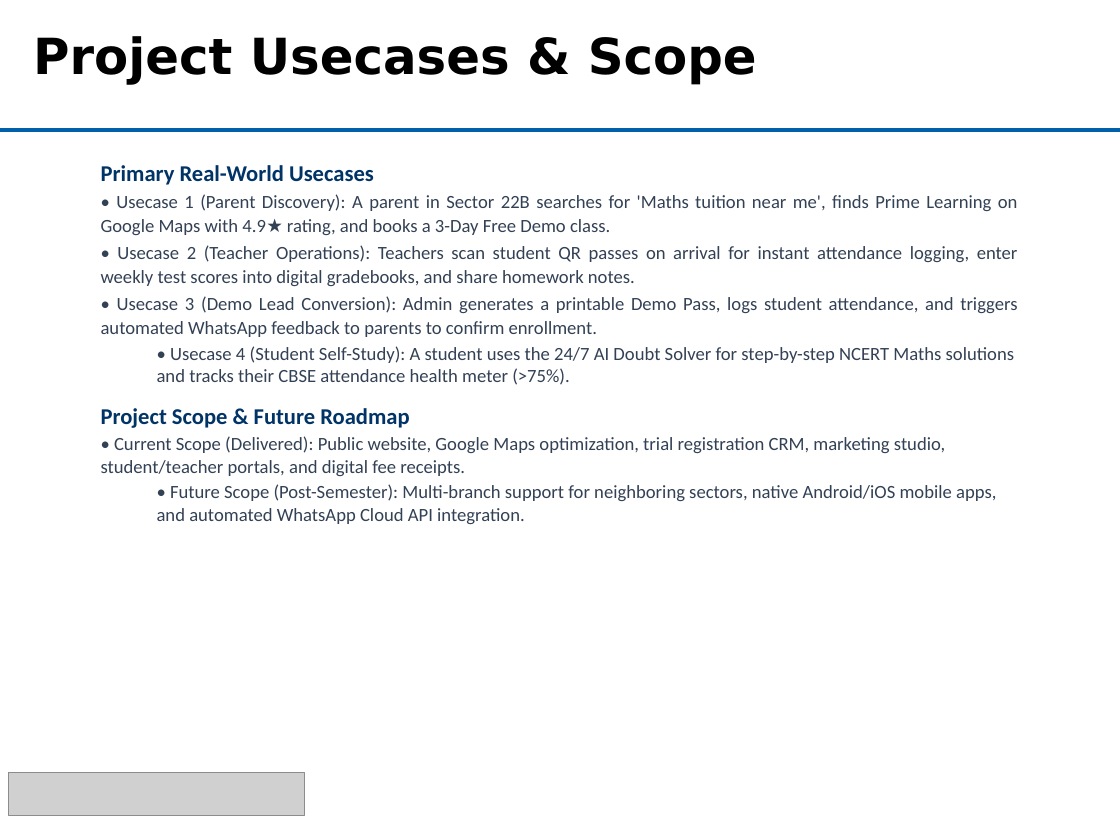
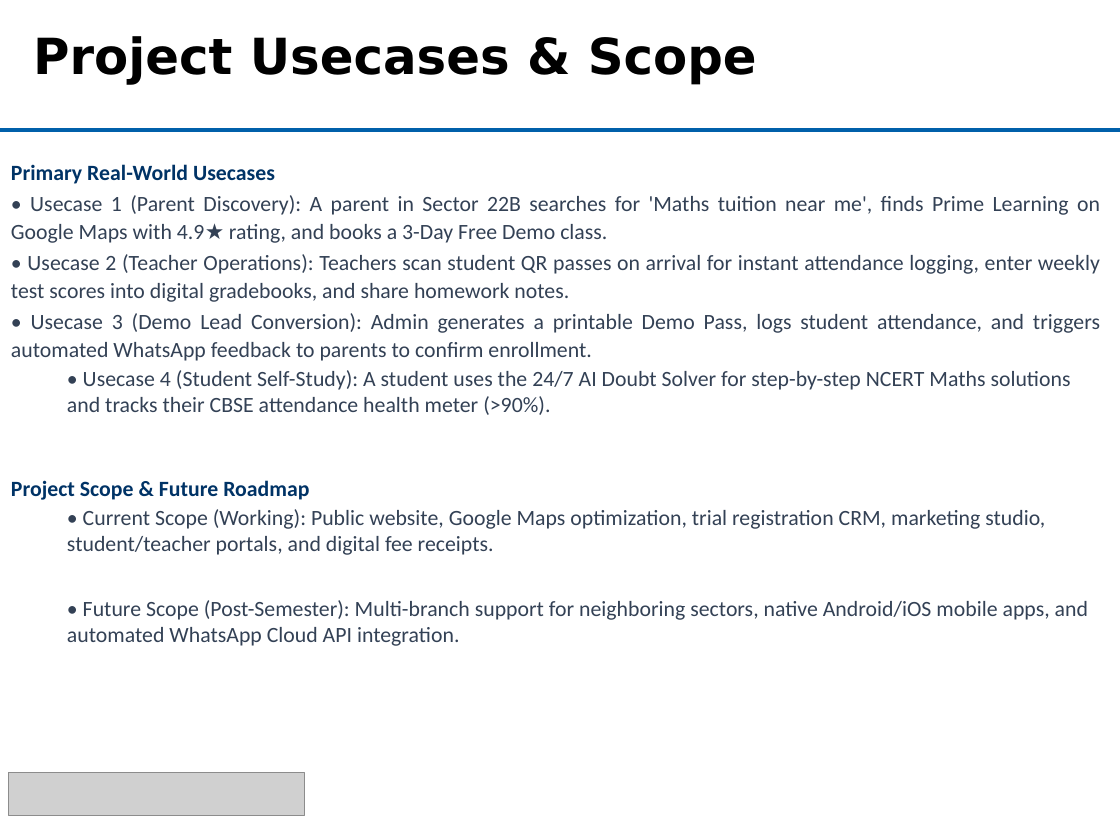
Before and after one commit to bhavyaanand2101-coder/Community_Service_2026, a slide deck: slide 10 of Community_Service_Presentation.pptx. Drawn at 1120x840 pixels with LibreOffice and Linux fonts; fonts in the diff are those of the drawing; grey boxes stand for pictures; background and template pictures are left out. Boxes give left, top, right and bottom in pixels: in the first picture for what was removed or moved away, otherwise in the second. Text is boxed around its words. In the diff, an @@ line names an element or a change of style, - is before the commit and + after.

Commit message:
docs(presentation): update Community Service presentation deck with latest project assets and content

```diff
--- a/Community_Service_Presentation.pptx
+++ b/Community_Service_Presentation.pptx
@@ text "Primary Real-World Usecases": place and size @@
-text "Primary Real-World Usecases" at bbox=[101, 165, 1018, 524]
+text "Primary Real-World Usecases" at bbox=[11, 164, 1100, 646]
@@ text at bbox=[11, 164, 309, 500]: size 14.5 to 14 pt in "Primary Real-World Usecases", "Project Scope & Future Roadmap" @@
@@ text at bbox=[11, 195, 1100, 415]: text changed; size 12 to 14 pt @@
-  • Usecase 1 (Parent Discovery): A parent in Sector 22B searches for 'Maths tuition near me', finds Prime Learning on Google Maps with 4.9★ rating, and books a 3-Day Free Demo class.
-  • Usecase 2 (Teacher Operations): Teachers scan student QR passes on arrival for instant attendance logging, enter weekly test scores into digital gradebooks, and share homework notes.
-  • Usecase 3 (Demo Lead Conversion): Admin generates a printable Demo Pass, logs student attendance, and triggers automated WhatsApp feedback to parents to confirm enrollment.
-  • Usecase 4 (Student Self-Study): A student uses the 24/7 AI Doubt Solver for step-by-step NCERT Maths solutions and tracks their CBSE attendance health meter (>75%).
+  • Usecase 1 (Parent Discovery): A parent in Sector 22B searches for 'Maths tuition near me', finds Prime Learning on Google Maps with 4.9★ rating, and books a 3-Day Free Demo class.
+  • Usecase 2 (Teacher Operations): Teachers scan student QR passes on arrival for instant attendance logging, enter weekly test scores into digital gradebooks, and share homework notes.
+  • Usecase 3 (Demo Lead Conversion): Admin generates a printable Demo Pass, logs student attendance, and triggers automated WhatsApp feedback to parents to confirm enrollment.
+  • Usecase 4 (Student Self-Study): A student uses the 24/7 AI Doubt Solver for step-by-step NCERT Maths solutions and tracks their CBSE attendance health meter (>90%).
@@ text at bbox=[67, 509, 1088, 646]: text changed; size 12 to 14 pt @@
-  • Current Scope (Delivered): Public website, Google Maps optimization, trial registration CRM, marketing studio, student/teacher portals, and digital fee receipts.
-  • Future Scope (Post-Semester): Multi-branch support for neighboring sectors, native Android/iOS mobile apps, and automated WhatsApp Cloud API integration.
+  • Current Scope (Working): Public website, Google Maps optimization, trial registration CRM, marketing studio, student/teacher portals, and digital fee receipts.
+  • Future Scope (Post-Semester): Multi-branch support for neighboring sectors, native Android/iOS mobile apps, and automated WhatsApp Cloud API integration.
```
Also in this commit, not shown: 10 other slides changed.
